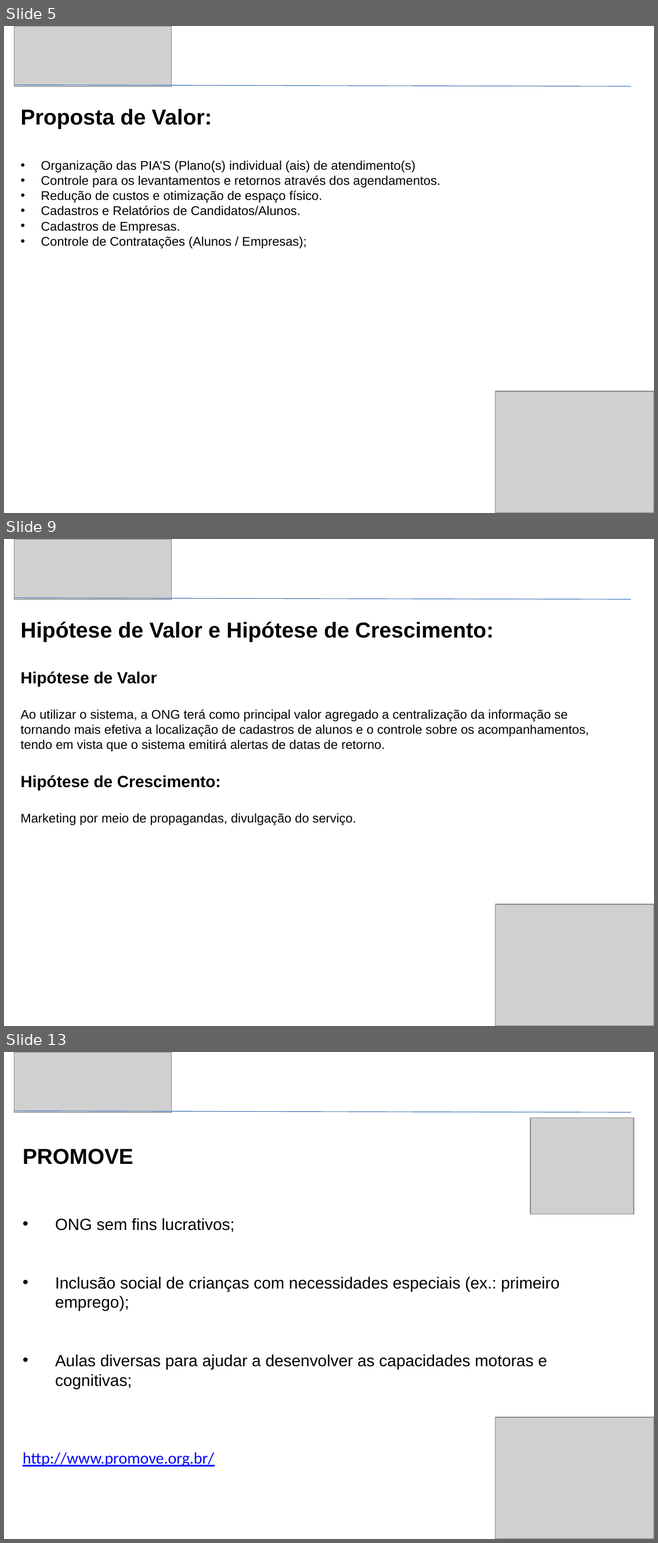
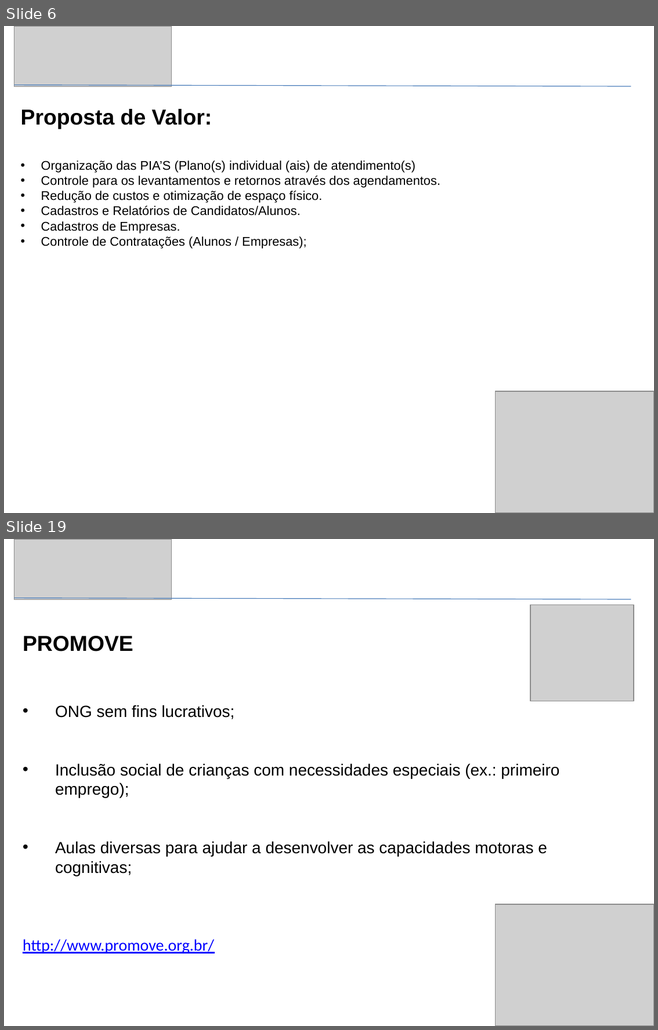
Before and after one commit to Galano/Mable, a slide deck: Artefatos/MABLE - TCC - Faculdade Impacta.pptx. Shown one above the other, each under a label of ours: slides 5, 9 and 13 before the commit, slides 6 and 19 after it; the slides between them are not shown. The pictures are 658x1543 and 658x1030 pixels, drawn with LibreOffice and Linux fonts; fonts in the diff are those of the drawing; grey boxes stand for pictures. Boxes give left, top, right and bottom in pixels: in the first picture for what was removed or moved away, otherwise in the second. Text is boxed around its words. In the diff, an @@ line names an element or a change of style, - is before the commit and + after.

```diff
--- a/Artefatos/MABLE - TCC - Faculdade Impacta.pptx
+++ b/Artefatos/MABLE - TCC - Faculdade Impacta.pptx
@@ slide 9 removed at (4,539,654,1026), background #FFFFFF @@
@@ picture removed at (14,539,172,599) @@
@@ line removed from (14, 598) to (631, 599) @@
@@ text removed at (21,621,589,826) @@
-Hipótese de Valor e Hipótese de Crescimento:
-Hipótese de Valor
-Ao utilizar o sistema, a ONG terá como principal valor agregado a centralização da informação se tornando mais efetiva a localização de cadastros de alunos e o controle sobre os acompanhamentos, tendo em vista que o sistema emitirá alertas de datas de retorno.
-Hipótese de Crescimento:
-Marketing por meio de propagandas, divulgação do serviço.
@@ picture removed at (495,905,654,1026) @@
@@ what was slide 5 is now slide 6 @@
@@ what was slide 13 is now slide 19 @@
```
Also in this commit, not shown: 3 slides changed, 10 slides added, 3 other slides removed.
